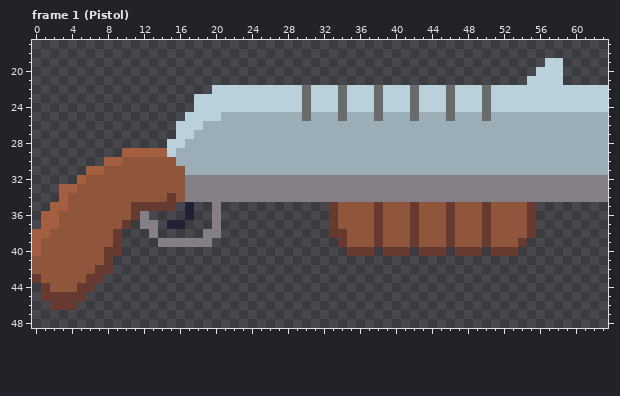
Two versions of one pixel-art file, res/sprites/shotgun.aseprite. Above: the version before the commit.
64x64 pixels, 3 frames. Shown: frame 1 (Pistol): x 0..63, y 17..48.
The result:
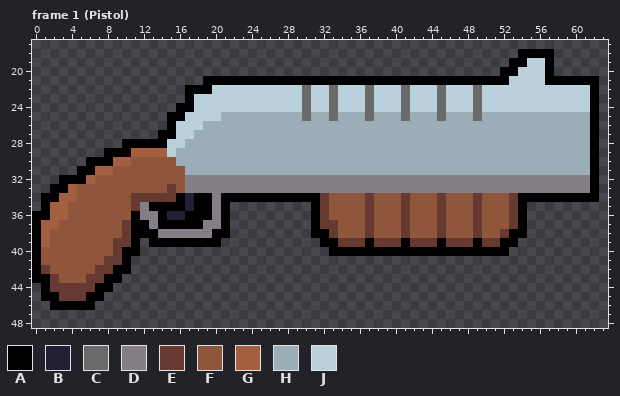
Palette (. is transparent): A #000000  B #222034  C #696a6a  D #847e87  E #663931  F #8f563b  G #a35f40  H #9badb7  J #bad0db
Change:
Changed rows in their new state; - is an unchanged pixel.
Frame 1 (Pistol):
first column x 0:
18 ------------------------------------------------------AAAA------
19 -----------------------------------------------------AAJJA.-----
20 ----------------------------------------------------AAJJ-A.-----
21 -------------------AAAAAAAAAAAAAAAAAAAAAAAAAAAAAAAAAAJJ--AAAAAA-
22 -----------------AAA-------------CJ--CJ--CJ--CJ--CJ-----------A.
23 -----------------A---------------CJ--CJ--CJ--CJ--CJ-----------A.
24 ----------------AA---------------CJ--CJ--CJ--CJ--CJ-----------A.
25 ---------------AA----------------CH--CH--CH--CH--CH-----------A.
26 ---------------A----------------------------------------------A.
27 --------------AA----------------------------------------------A.
28 ----------AAAAA-----------------------------------------------A.
29 --------AAA---------------------------------------------------A.
30 ------AAA-G---------------------------------------------------A.
31 -----AA-G-----------------------------------------------------A.
32 ---AAAG-------------------------------------------------------A.
33 --AA-----------E----------------------------------------------A.
34 -AA-G------EEEE-ABAA-AAAAAAAAAAAEFFFFEFFFEFFFEFFFEFFFEAAAAAAAAA.
35 -A----------DAAAA-AA-A---------AEF---EF--EF--EF--EF--EA.--------
36 AA-G-------A-DABBAAA-A---------AEF---EF--EF--EF--EF--EA.--------
37 A----------AA-AAAAAD-A---------AE----EF--EF--EF--EF--EA.--------
38 A--------FEAAADDDDD-AA---------AA-F--EF--EF--EF--EF-EAA.--------
39 AG--------EA-AAAAAAAA-----------AA-EEA-EEA-EEA-EEA-EAA.---------
40 A-------F-AA---------------------AAAAAAAAAAAAAAAAAAAA.----------
41 A--------EA-----------------------------------------------------
42 AE-------AA-----------------------------------------------------
43 AAE-----AA------------------------------------------------------
44 -AEEE--AA-------------------------------------------------------
45 -AA---AA--------------------------------------------------------
46 --AAAAA---------------------------------------------------------
Changed places in both pictures, as pixel boxes (x1, y1, x2, y2):
changed: (32, 49, 608, 310)
